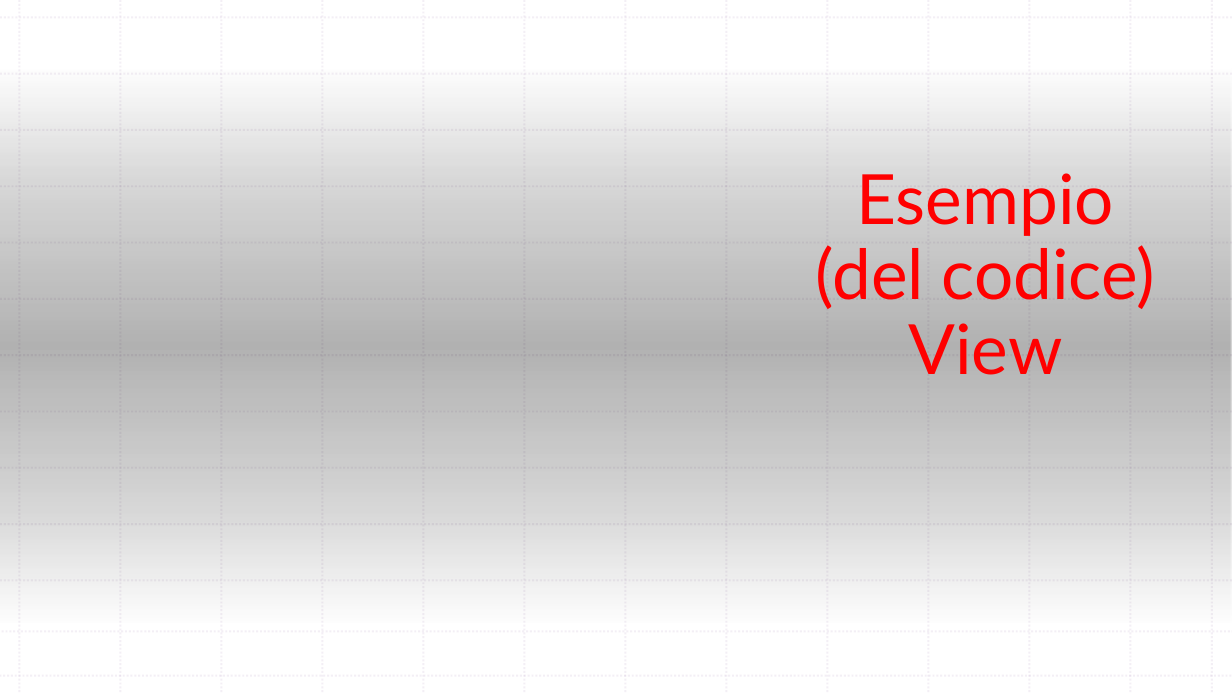
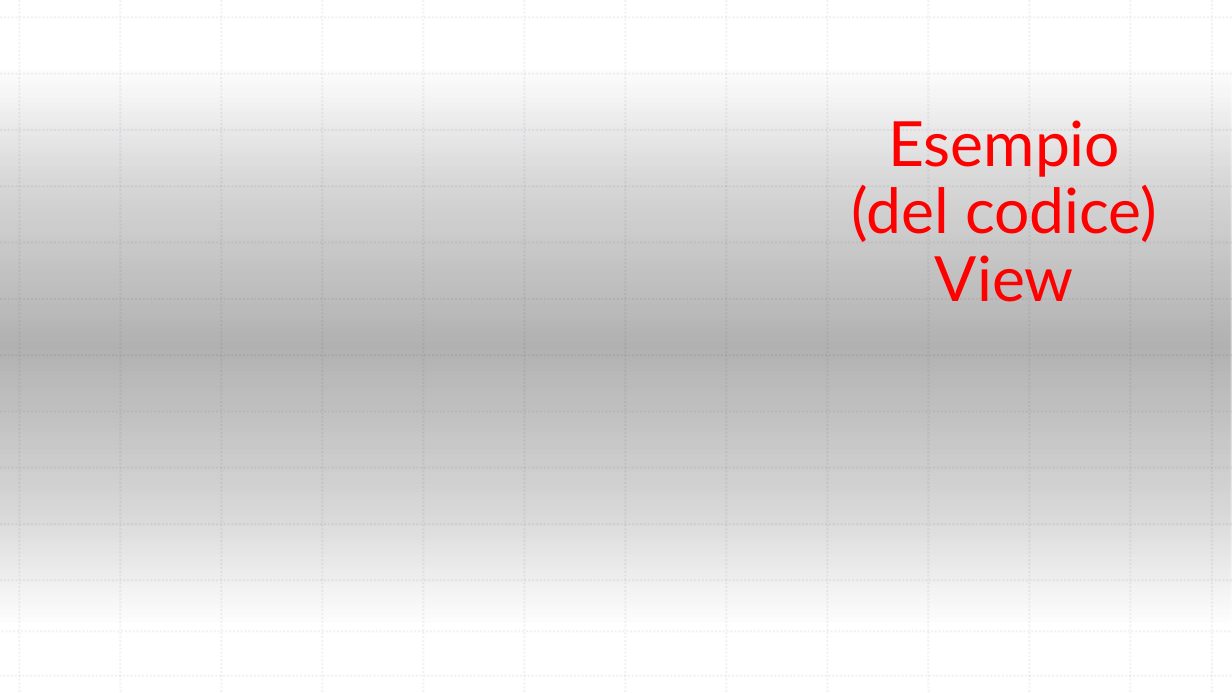
Before and after one commit to IngSW-unipv/Progetto-AC23, a slide deck: slide 12 of Portafoglio/Progetto Java.pptx (slide 11 before the commit). Drawn at 1232x693 pixels with LibreOffice and Linux fonts; fonts in the diff are those of the drawing; background and template pictures are left out. Boxes give left, top, right and bottom in pixels: in the first picture for what was removed or moved away, otherwise in the second. Text is boxed around its words. In the diff, an @@ line names an element or a change of style, - is before the commit and + after.

```diff
--- a/Portafoglio/Progetto Java.pptx
+++ b/Portafoglio/Progetto Java.pptx
@@ title "Esempio (del codice) View" moved from (x1=816, y1=173, x2=1155, y2=375) to (x1=852, y1=120, x2=1157, y2=302) @@
@@ title "Esempio (del codice) View" at (x1=852, y1=120, x2=1157, y2=302): size 54 to 48.6 pt; vertical alignment bottom to top @@
```
Also in this commit, not shown: 4 other slides changed, 1 slide added.
